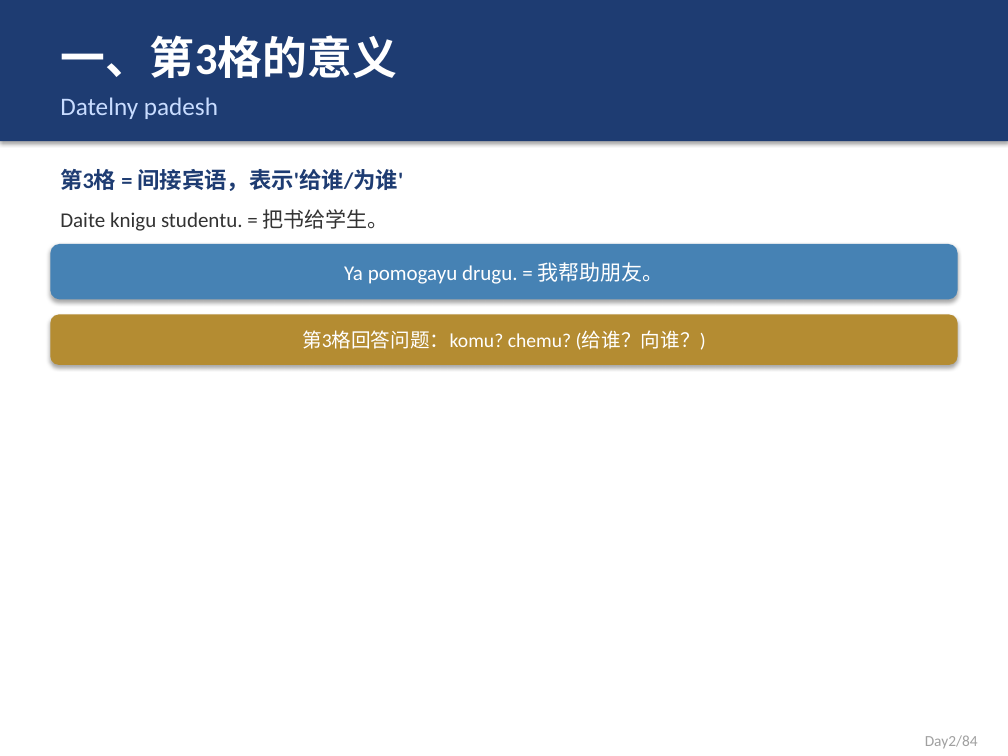
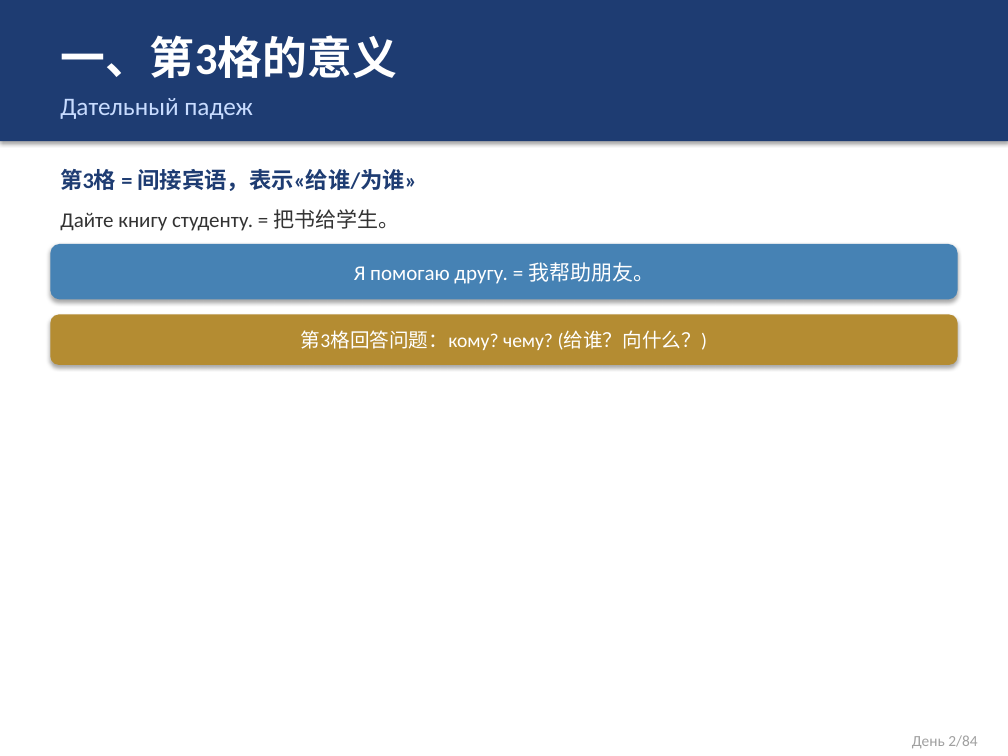
Before and after one commit to leon-lee-sys/openclaw-backup, a slide deck: slide 2 of courses/俄语课件/俄语_Day2_L1.pptx. Drawn at 1008x756 pixels with LibreOffice and Linux fonts; fonts in the diff are those of the drawing. Boxes give left, top, right and bottom in pixels: in the first picture for what was removed or moved away, otherwise in the second. Text is boxed around its words. In the diff, an @@ line names an element or a change of style, - is before the commit and + after.

```diff
--- a/courses/俄语课件/俄语_Day2_L1.pptx
+++ b/courses/俄语课件/俄语_Day2_L1.pptx
@@ text at <box>60,98,252,119</box>: text changed @@
-Datelny padesh
+Дательный падеж
@@ text at <box>60,169,417,191</box>: text changed @@
-第3格 = 间接宾语，表示'给谁/为谁'
+第3格 = 间接宾语，表示«给谁/为谁»
@@ text at <box>60,209,399,231</box>: text changed @@
-Daite knigu studentu. = 把书给学生。
+Дайте книгу студенту. = 把书给学生。
@@ text in rounded rectangle at <box>354,262,654,284</box>: text changed @@
-Ya pomogayu drugu. = 我帮助朋友。
+Я помогаю другу. = 我帮助朋友。
@@ text in rounded rectangle at <box>301,330,708,350</box>: text changed @@
-第3格回答问题：komu? chemu? (给谁？向谁？)
+第3格回答问题：кому? чему? (给谁？向什么？)
@@ text at <box>912,735,977,748</box>: text changed @@
-Day2/84
+День 2/84
```
Also in this commit, not shown: 4 other slides changed, 1 slide removed, 10 other files.
